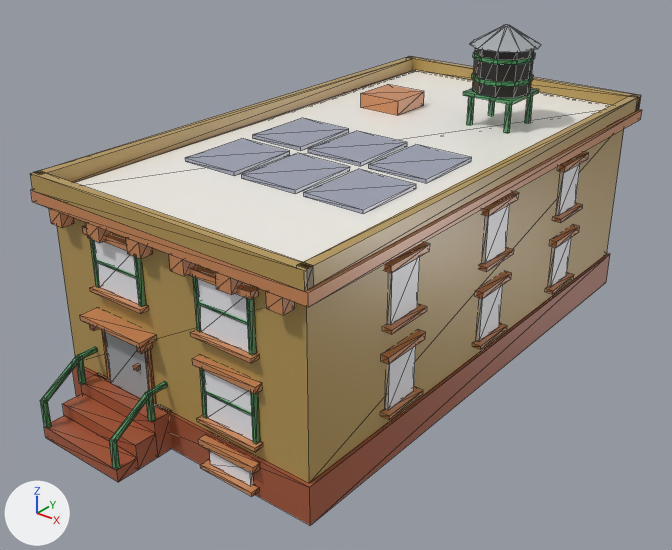
One commit to the glTF model assets/managed-models/buildings/house-1x2-2f-brownstone-a-solar/house-1x2-2f-brownstone-a-solar.glb: the scene before it, then after it.
Camera for both pictures: a 50 mm lens placed at (1.665, -2.2, 1.584), pointed at (0.008, -0.129, 0.3). The axes (+X, +Y, +Z) are drawn at lower left. The lights are the same throughout. The older version comes first. Mesh edges are drawn as thin lines. Vertices at exactly the same position are counted once.

In view in the first picture: 'house-1x2-2f-brownstone-a-solar'.
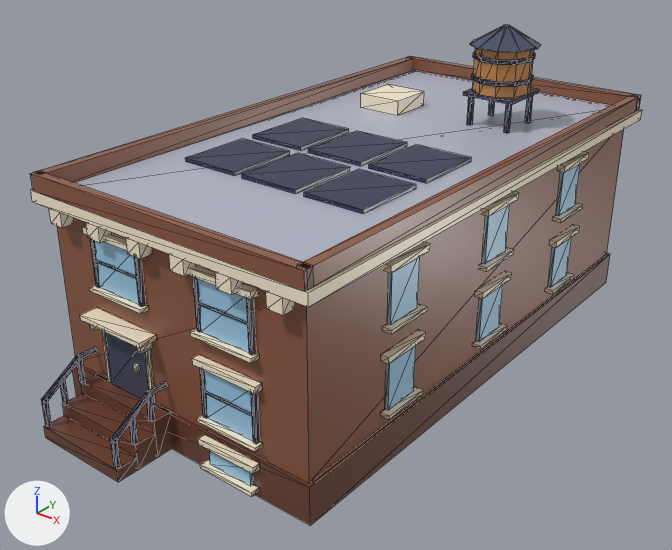
Boxes [x1, y1, x2, y2] around the edits, measured in the pictures (672 x 550 px; the box of a moved part takes in the faces that stretch with it):
part 1 of me_house_1x2_2f_brownstone_a_solar, added
    after: [59, 377, 69, 406]
part 2 of me_house_1x2_2f_brownstone_a_solar, added
    after: [129, 415, 138, 445]
part 3 of me_house_1x2_2f_brownstone_a_solar, moved or reshaped
    before: [40, 348, 168, 469]
    after: [41, 348, 168, 468]
part 4 of me_house_1x2_2f_brownstone_a_solar, surface changed
    both: [30, 25, 642, 525]

The edits, one by one:
me_house_1x2_2f_brownstone_a_solar is used by ob_house_1x2_2f_brownstone_a_solar; location (0.0, 0.0, 0.0).
me_house_1x2_2f_brownstone_a_solar had 1052 vertices, 1656 faces and spanned x -0.5..0.5, y -1.0..0.98, z 0.0..1.0.
me_house_1x2_2f_brownstone_a_solar now has 1068 vertices, 1680 faces and spans x -0.5..0.5, y -1.0..0.98, z 0.0..1.0.
me_house_1x2_2f_brownstone_a_solar part 1: a new loose piece, a box spanning x -0.356..-0.344, y -0.931..-0.919, z 0.08..0.172, in mat_m_house_1x2_2f_brownstone_a_solar.
me_house_1x2_2f_brownstone_a_solar part 2: a new loose piece, a box spanning x -0.056..-0.044, y -0.931..-0.919, z 0.08..0.172, in mat_m_house_1x2_2f_brownstone_a_solar.
Part 3, on me_house_1x2_2f_brownstone_a_solar:
6 vertices are removed from x -0.36..-0.04, y -0.99, z 0.04..0.13.
74 faces are deleted.
6 vertices are added at (-0.36, -0.98, 0.04), (-0.34, -0.98, 0.13), (-0.36, -0.98, 0.13), (-0.06, -0.98, 0.04), (-0.04, -0.98, 0.13), (-0.06, -0.98, 0.13).
74 new faces join them.
me_house_1x2_2f_brownstone_a_solar part 4: 1582 kept faces spanning x -0.5..0.5, y -1.0..0.98, z 0.0..1.0 get new texture (UV) coordinates.
